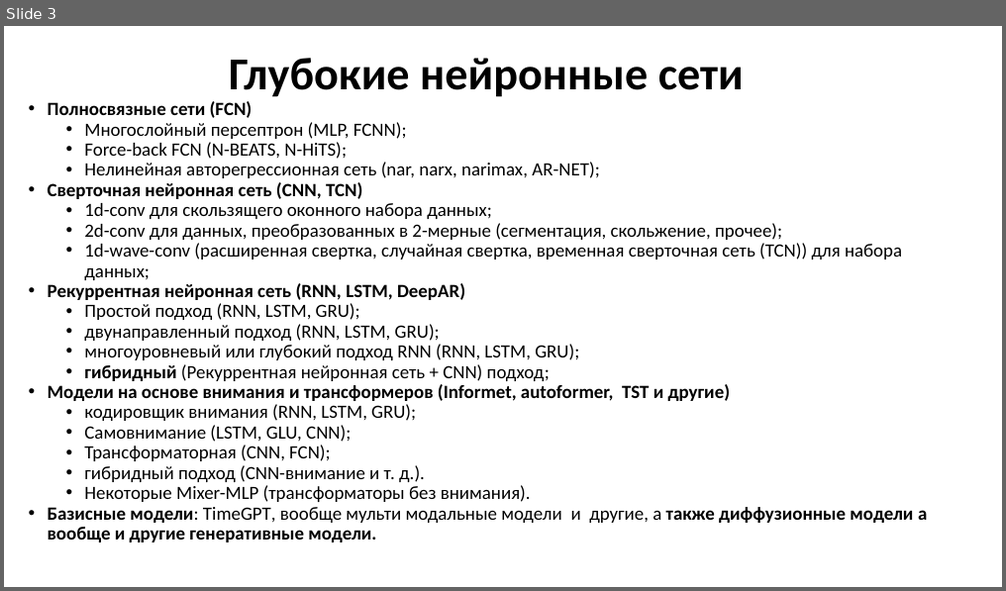
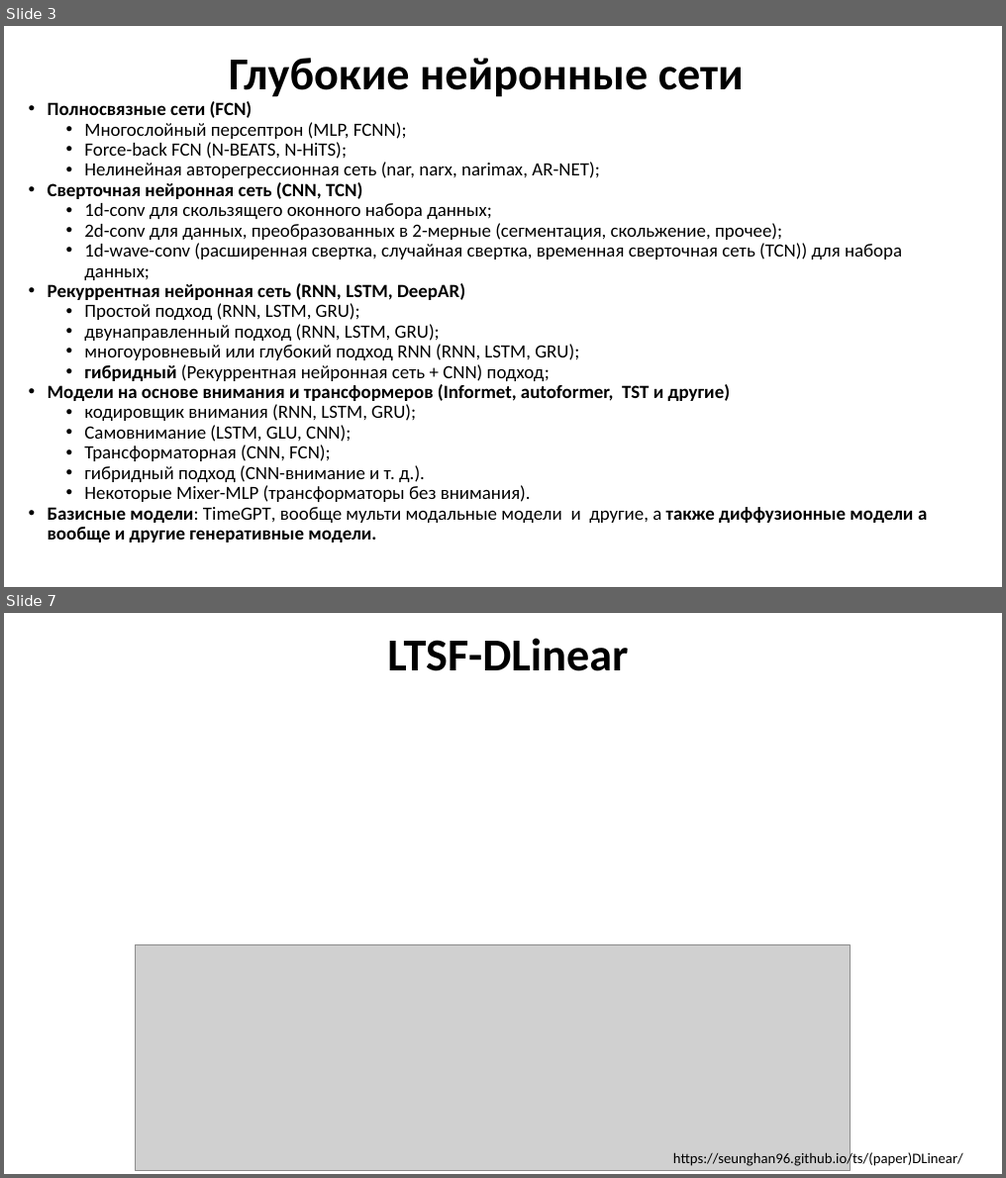
Before and after one commit to MVRonkin/TimeSeriesCourse, a slide deck: 2025/LEC/07 глубокое обучение нейронных сетей.pptx. Shown one above the other, each under a label of ours: slide 3 before the commit, slides 3 and 7 after it; the slides between them are not shown. The pictures are 1006x591 and 1006x1178 pixels, drawn with LibreOffice and Linux fonts; fonts in the diff are those of the drawing; grey boxes stand for pictures. Boxes give left, top, right and bottom in pixels: in the first picture for what was removed or moved away, otherwise in the second. Text is boxed around its words. In the diff, an @@ line names an element or a change of style, - is before the commit and + after.

```diff
--- a/2025/LEC/07 глубокое обучение нейронных сетей.pptx
+++ b/2025/LEC/07 глубокое обучение нейронных сетей.pptx
@@ slide 7 added at [4, 613, 1002, 1174], background #FFFFFF @@
@@ title added at [387, 638, 628, 671], 44 pt, text #000000, bold @@
+LTSF-DLinear
@@ picture added at [135, 945, 849, 1170] @@
@@ text added at [673, 1151, 963, 1167], 14 pt, text #000000 @@
+https://seunghan96.github.io/ts/(paper)DLinear/
```
Also in this commit, not shown: 7 slides changed, 6 other slides added, 1 slide removed.
